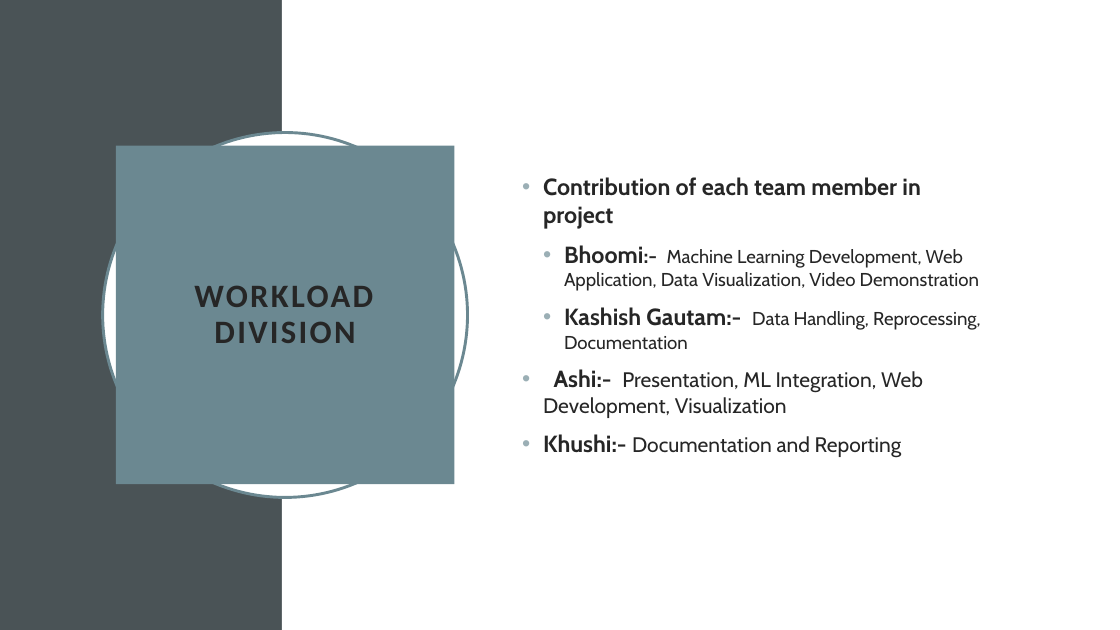
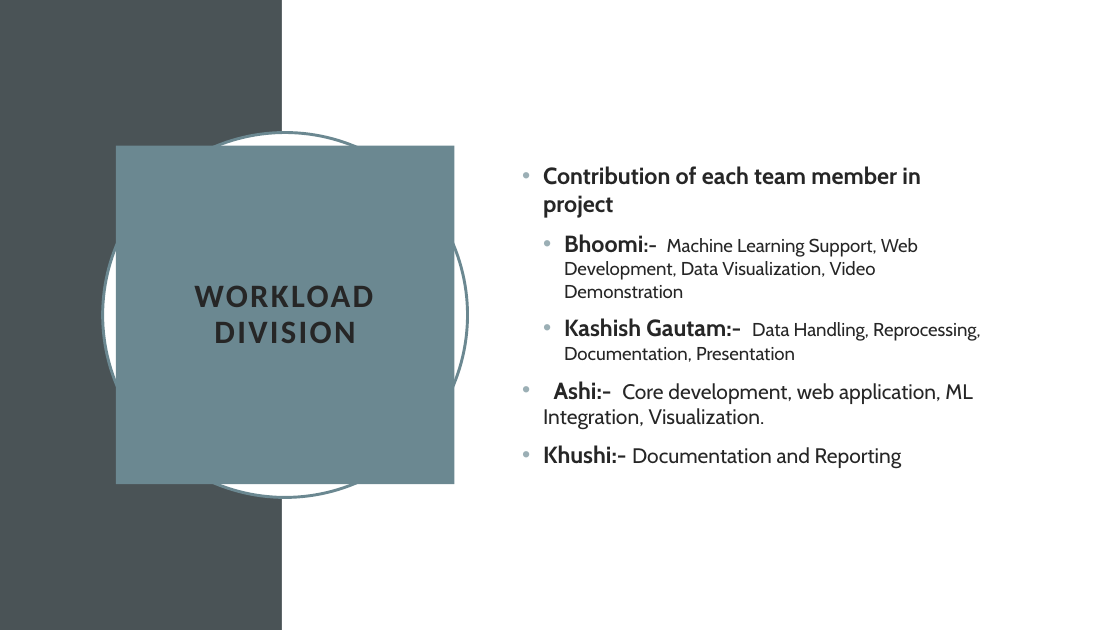
Before and after one commit to KashishGautam31/Bank-Churn-prediction-Project-2, a slide deck: slide 3 of Bank Customer Churn Predection PPT.pptx. Drawn at 1120x630 pixels with LibreOffice and Linux fonts; fonts in the diff are those of the drawing. Boxes give left, top, right and bottom in pixels: in the first picture for what was removed or moved away, otherwise in the second. Text is boxed around its words. In the diff, an @@ line names an element or a change of style, - is before the commit and + after.

```diff
--- a/Bank Customer Churn Predection PPT.pptx
+++ b/Bank Customer Churn Predection PPT.pptx
@@ text at box(543, 234, 981, 430): text changed @@
-  • Bhoomi:- Machine Learning Development, Web Application, Data Visualization, Video Demonstration
-  • Kashish Gautam:- Data Handling, Reprocessing, Documentation
-• Ashi:- Presentation, ML Integration, Web Development, Visualization
+  • Bhoomi:- Machine Learning Support, Web Development, Data Visualization, Video Demonstration
+  • Kashish Gautam:- Data Handling, Reprocessing, Documentation, Presentation
+• Ashi:- Core development, web application, ML Integration, Visualization.
```
